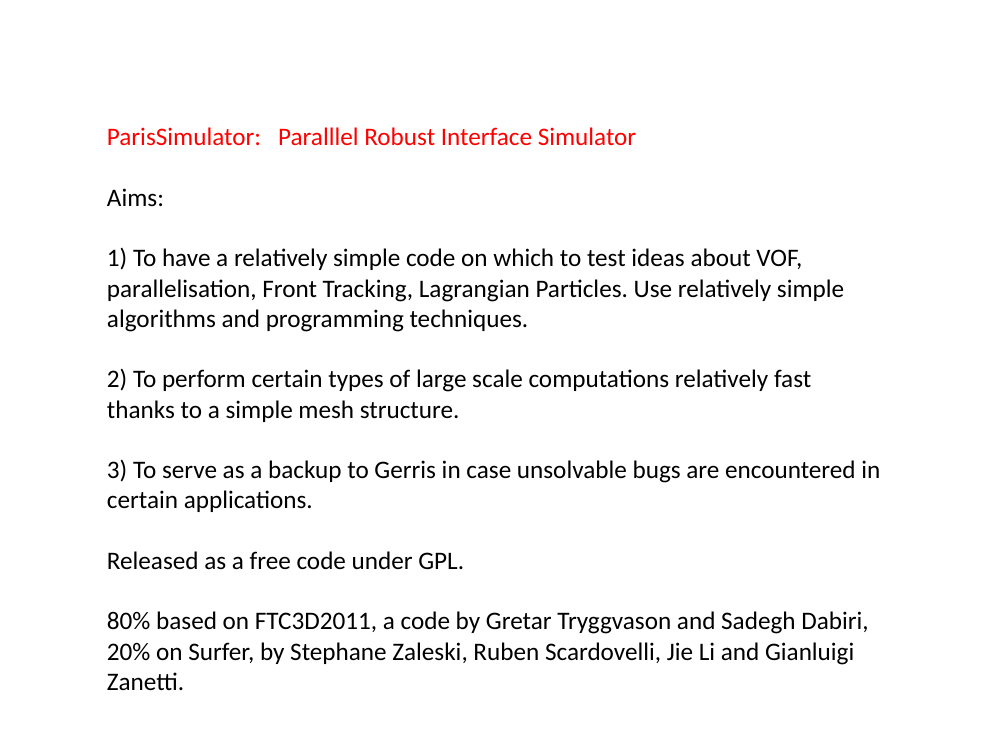
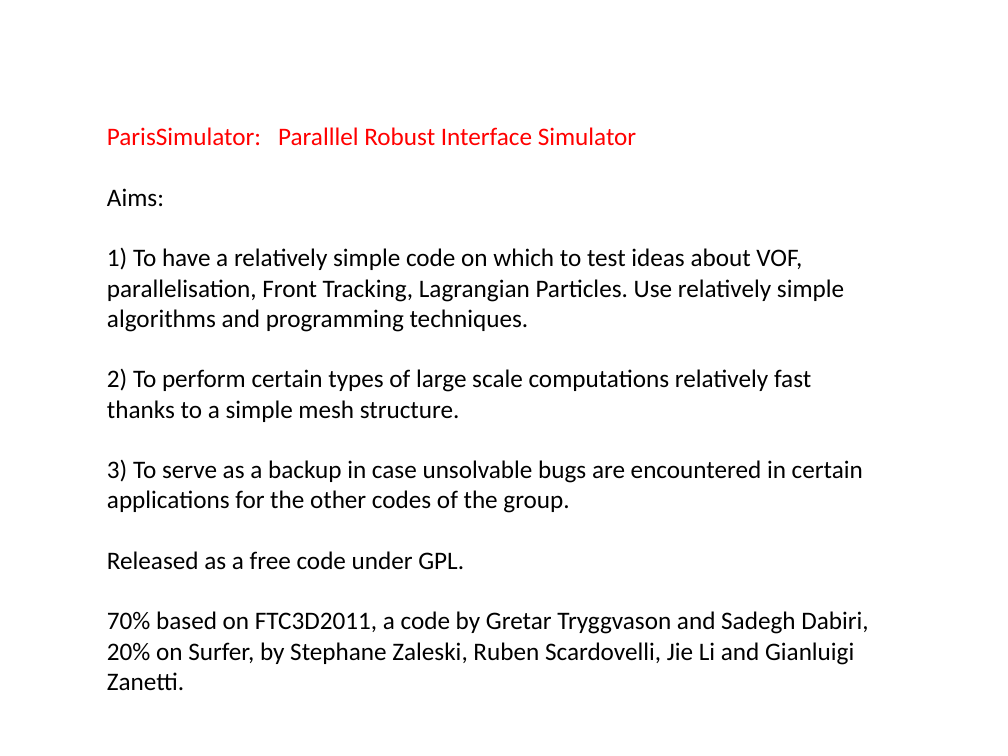
Before and after one commit to slitvinov/paris-git, a slide deck: slide 3 of Documentation/ParisSimulator.pptx. Drawn at 1008x756 pixels with LibreOffice and Linux fonts; fonts in the diff are those of the drawing. Boxes give left, top, right and bottom in pixels: in the first picture for what was removed or moved away, otherwise in the second. Text is boxed around its words. In the diff, an @@ line names an element or a change of style, - is before the commit and + after.

```diff
--- a/Documentation/ParisSimulator.pptx
+++ b/Documentation/ParisSimulator.pptx
@@ text at bbox=[107, 460, 863, 513]: text changed @@
-3) To serve as a backup to Gerris in case unsolvable bugs are encountered in certain applications.
+3) To serve as a backup in case unsolvable bugs are encountered in certain applications for the other codes of the group.
@@ text at bbox=[107, 611, 868, 634]: text changed @@
-80% based on FTC3D2011, a code by Gretar Tryggvason and Sadegh Dabiri,
+70% based on FTC3D2011, a code by Gretar Tryggvason and Sadegh Dabiri,
```
Also in this commit, not shown: 4 other slides changed, 1 slide added, 3 other files.
